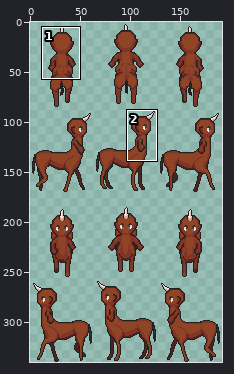
A sprite sheet gets an edit: sprite/creature/centaur/PNG/64x85/centaur-m-brown.png. The picture above shows the old version from afar; the outline marks the close-up.
Close-up. First the earlier version:
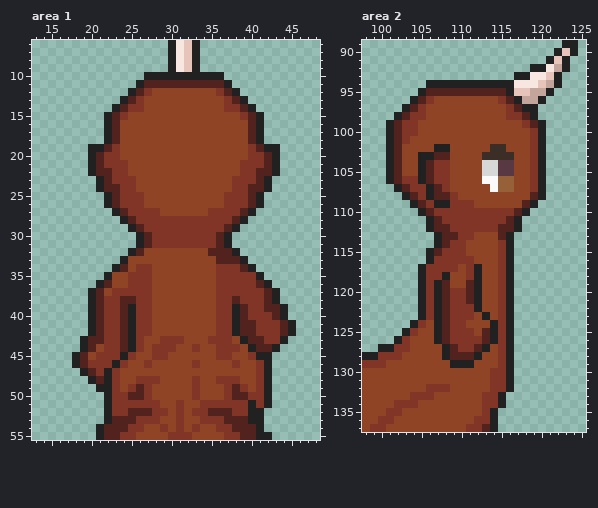
The file is 192x340 pixels. Shown: area 1: x 13..48, y 6..55; area 2: x 98..125, y 89..137. The commit also changed other parts of the picture, which this record leaves out.
Once edited:
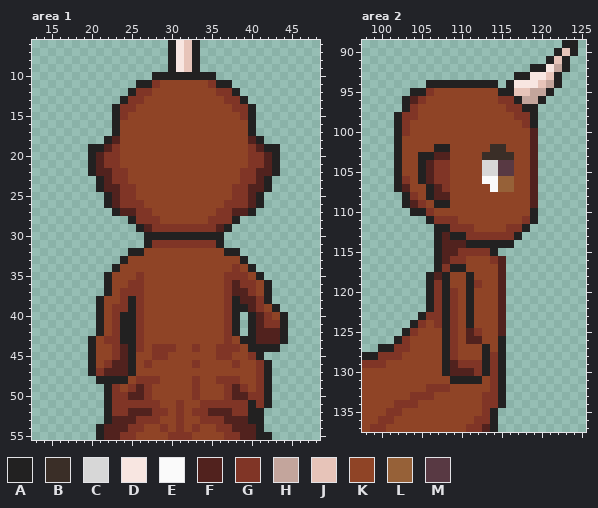
Palette (. is transparent): A #222121  B #3a2e27  C #d7d7d7  D #f8e6e1  E #fafafa  F #51221e  G #803526  H #c3a59c  J #e7c4b9  K #8f4426  L #966138  M #583943
Diff:
Area 1:
y 10: x 27 A -> .; x 36 A -> .
y 11: x 27..36 FFFFFFFFFF -> AGKKKKKKGA
y 12: x 26 F -> G; x 37 F -> G
y 13: x 25 F -> G; x 38 F -> G
y 14: x 24 F -> G; x 26 G -> K; x 37 G -> K; x 39 F -> G
y 15..17: x 22..23 AF -> .A; x 40..41 FA -> A.
y 21: x 24 G -> K; x 39 G -> K
y 23: x 25 G -> K; x 38 G -> K
y 25: x 26 G -> K; x 37 G -> K
y 27: x 25 G -> F; x 28 G -> K; x 35 G -> K; x 38 G -> F
y 28: x 24..25 AF -> .A; x 29..34 GGGGGG -> KKKKKK; x 38..39 FA -> A.
y 29: x 25..27 AFG -> .AF; x 36..38 GFA -> FA.
y 30: x 26..37 AFGGGGGGGGFA -> .AAAAAAAAAA.
y 31: x 26..27 AF -> .A; x 36..37 FA -> A.
y 32: x 26 F -> A; x 35..37 FFF -> KKA
y 33: x 36..38 FFF -> KKK
y 34: x 24 F -> K; x 26..27 GG -> KK; x 36..37 GG -> KK; x 39 F -> K
y 35: x 25 G -> K; x 27 G -> K; x 36 G -> K; x 40 G -> K
y 36: x 21..22 AF -> .A; x 27 G -> K; x 36 G -> K; x 38 G -> F; x 41 F -> K
y 37: x 20..23 AFKG -> ..AK; x 27 G -> K; x 36 G -> K; x 38..39 GG -> FF; x 41..43 GFA -> KA.
y 38: x 20..25 AFGGFF -> .AKKGA; x 27 G -> K; x 36 G -> K; x 38..40 FGG -> AFF; x 42..43 FA -> A.
y 39: x 20..22 AFG -> .AK; x 24 F -> G; x 27 G -> K; x 36 G -> K; x 39..40 FG -> AF; x 42..44 FFA -> KA.
y 40: x 20..22 AFG -> .AK; x 24 F -> A; x 27 G -> K; x 36 G -> K; x 39..41 FGG -> .AF; x 43 F -> K
y 41: x 20..22 AFG -> .AK; x 24 F -> A; x 27 G -> K; x 36 G -> K; x 39..41 FFG -> .AF; x 44..45 FA -> A.
y 42: x 20..22 AFG -> .AK; x 24 F -> A; x 27 G -> K; x 36 G -> K; x 39..45 FFGGGFA -> .AFFFA.
y 43: x 19..21 AFF -> .AK; x 24 F -> A; x 29..31 GGG -> KKK; x 35..36 GG -> KK; x 40 F -> A; x 42..43 GG -> FF
y 44: x 19..20 AF -> .A; x 22 G -> K; x 41..42 FF -> AA
y 45: x 18..22 AFKGG -> ..AKK; x 24..25 AG -> FA; x 42 A -> .
y 46: x 18..21 AFGG -> ..AK; x 23..25 AGK -> FFA
y 47: x 19..20 AF -> .A; x 22..25 AGKK -> FFFA
y 48: x 20..21 AF -> .A; x 23..24 GK -> AA
y 49: x 21 A -> .
Area 2:
y 94: x 115 A -> .
y 95: x 104 . -> A; x 106..115 FFFFFFFFFF -> GKKKKKKKKA
y 96: x 103..106 .AFG -> AFGK; x 116 F -> G
y 97: x 104..105 FG -> GK; x 117 F -> G
y 98: x 103 F -> G; x 105 G -> K; x 116 G -> K; x 118 F -> G
y 99: x 101..102 AF -> .A; x 104 G -> K; x 119..120 FA -> A.
y 100: x 101..102 AF -> .A; x 104 G -> K; x 119..120 GA -> F.
y 101: x 101..103 AFG -> .AK; x 119..120 GA -> F.
y 102..105: x 101..102 AF -> .A; x 119..120 GA -> F.
y 106: x 101..102 AF -> .A; x 104 G -> K; x 119..120 GA -> F.
y 107: x 104..105 GG -> KK; x 119..120 GA -> F.
y 108: x 104..105 FG -> GK; x 109 G -> K; x 120 A -> .
y 109: x 103..106 .AFG -> AFGK; x 109..111 GGG -> KKK; x 118..119 FA -> KF
y 110: x 104 . -> A; x 106..119 FGGGGGGGGGGFA. -> GKKKKKKKKKKKKA
y 111: x 107 F -> G; x 110..119 GGGGGGFA.. -> KKKKKKKKGA
y 112: x 106..108 AFF -> .AA; x 112..118 GGGFFA. -> KKKKGGA
y 113: x 109..110 FG -> AA; x 112..117 KKKFA. -> GGGGGA
y 114: x 109..115 GGKKKKG -> FFAAAAA
y 115: x 106..109 AFGG -> .AFF; x 111..116 KKKKGA -> GGGA..
y 116: x 106..108 AGG -> .AF; x 111 G -> K; x 114..116 KGA -> GF.
y 117: x 105..107 AGG -> ..A; x 109..112 GKGA -> AAKK; x 115..116 GA -> F.
y 118: x 105..107 AGG -> .AF; x 111..112 GA -> AK; x 115..116 GA -> F.
y 119: x 105..108 AGAF -> .AGA; x 111..112 FA -> AG; x 115..116 GA -> F.
y 120..121: x 105..108 AGAF -> .AGA; x 110..112 GFA -> KAK; x 115..116 GA -> F.
y 122: x 105..108 AGAF -> .AGA; x 110..112 GGA -> KAK; x 115..116 GA -> F.
y 123: x 107..108 AF -> GA; x 110..111 GG -> KA; x 113 A -> K; x 115..116 GA -> F.
y 124: x 107..108 AF -> GA; x 110..111 GK -> KA; x 114..116 AGA -> KF.
y 125: x 107..108 AF -> KA; x 110..116 GGKFAGA -> KFGKKF.
y 126: x 107..108 AF -> KA; x 110..116 GGGFAGA -> KFFKKA.
y 127: x 109..112 FGGF -> GKKK; x 115..116 GA -> A.
y 128: x 109..116 FFFAKKGA -> GKKKAGA.
y 129: x 108..116 KAAAKKKGA -> AFGGGAGA.
y 130: x 108..113 KKKKKK -> AFFFGA; x 115..116 GA -> A.
y 131: x 109..112 KKKK -> AAAA; x 115..116 GA -> A.
y 132: x 115..116 GA -> A.
Changed places in both close-ups, as pixel boxes (x1, y1, x2, y2):
changed: (104, 72, 264, 136)
changed: (72, 160, 296, 392)
changed: (386, 80, 546, 392)
